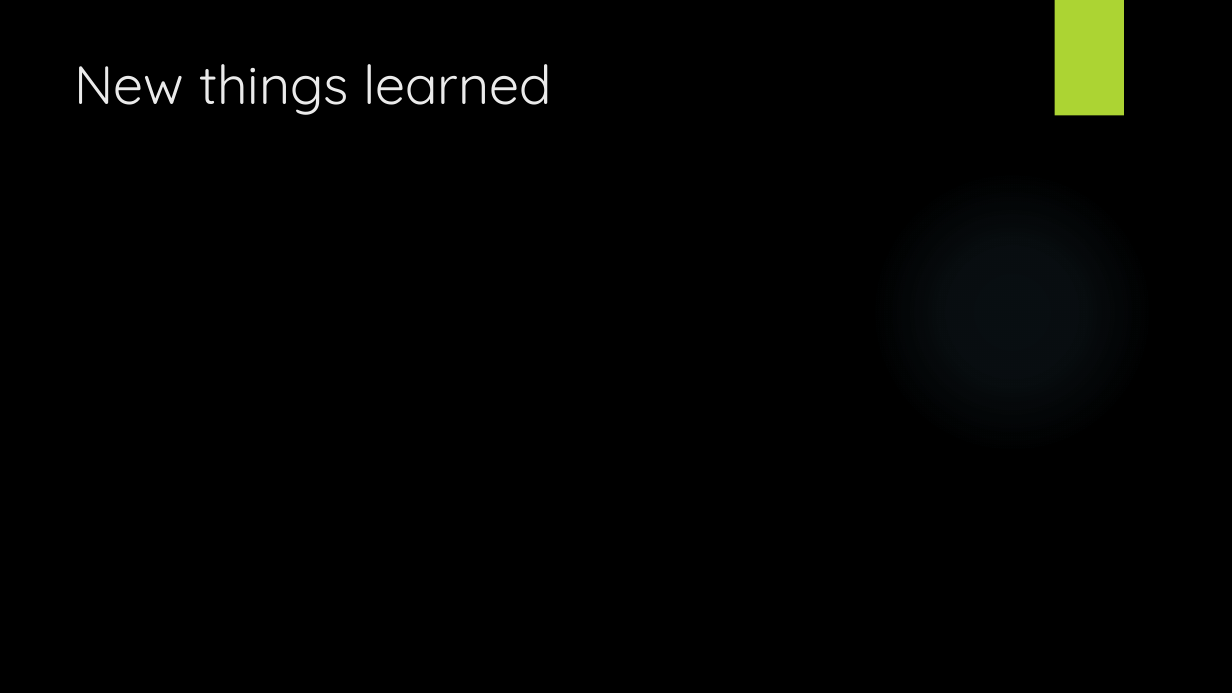
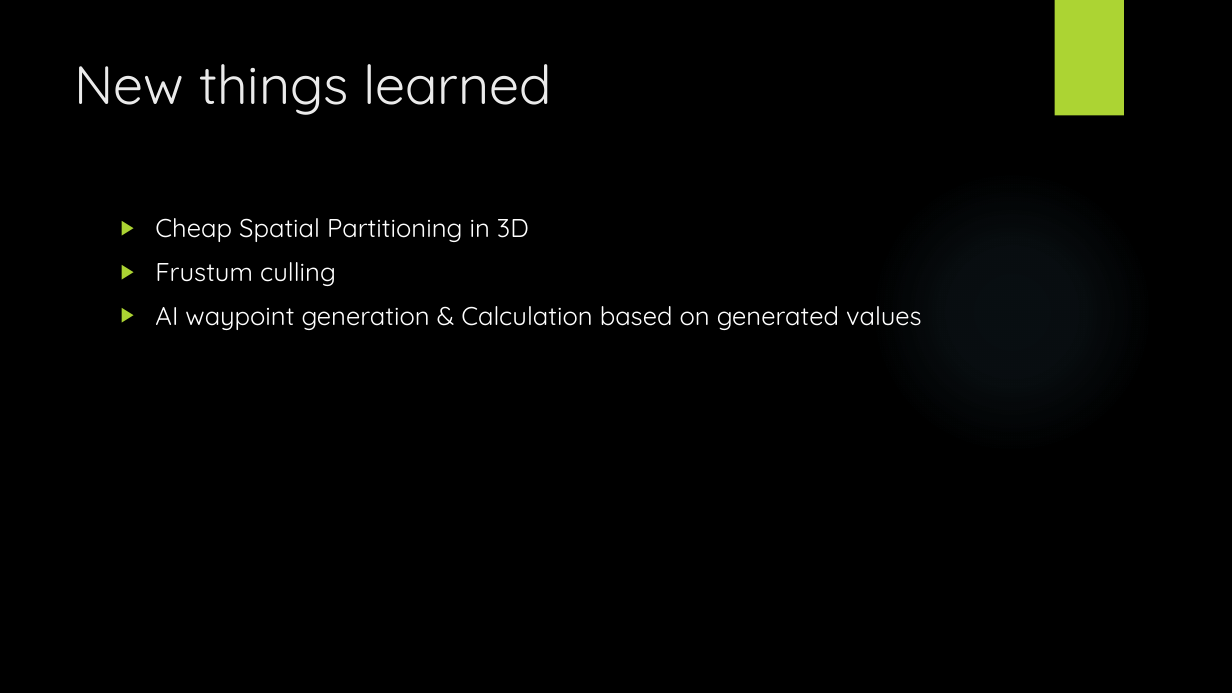
Before and after one commit to M4A1CID/Team-E-Studio-Project-3, a slide deck: slide 15 of State Penitentiary 3.pptx. Drawn at 1232x693 pixels with LibreOffice and Linux fonts; fonts in the diff are those of the drawing; background and template pictures are left out. Boxes give left, top, right and bottom in pixels: in the first picture for what was removed or moved away, otherwise in the second. Text is boxed around its words. In the diff, an @@ line names an element or a change of style, - is before the commit and + after.

Commit message:
Updated slides

```diff
--- a/State Penitentiary 3.pptx
+++ b/State Penitentiary 3.pptx
@@ text added at bbox=[155, 218, 922, 330], 20 pt, text #FFFFFF @@
+▶ Cheap Spatial Partitioning in 3D
+▶ Frustum culling
+▶ AI waypoint generation & Calculation based on generated values
```
Also in this commit, not shown: 5 other slides changed.
